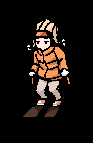
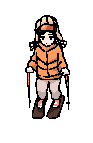
Two versions of the same layered image (93×143). Layer-by-layer changes:
painted on "图层 5" over [22, 15, 79, 119]
painted on "图层 3" over [22, 15, 79, 119]
